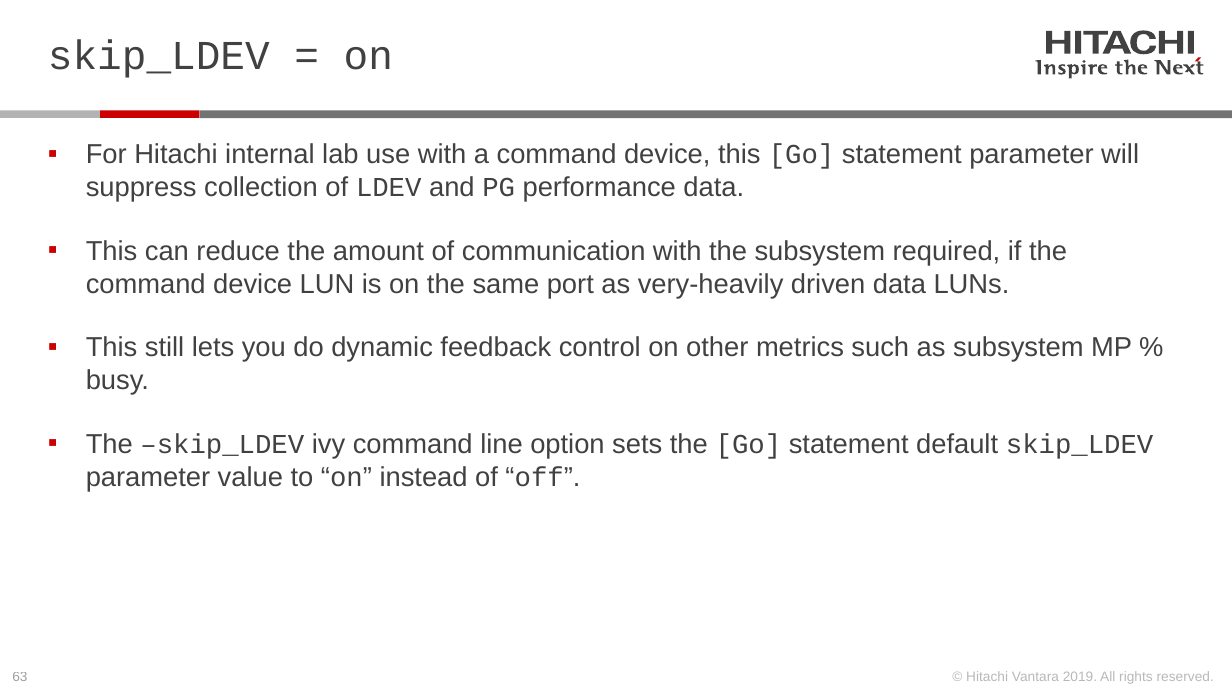
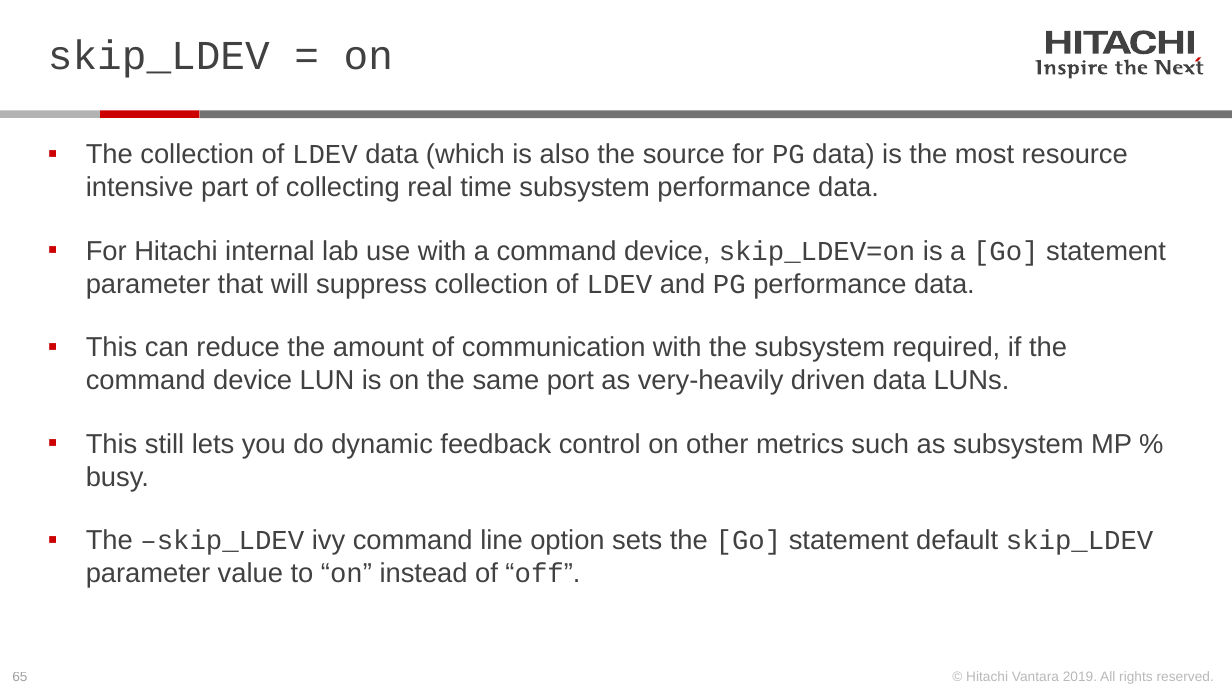
Before and after one commit to Hitachi-Data-Systems/ivy, a slide deck: slide 65 of doc/Programming the ivy engine.pptx (slide 63 before the commit). Drawn at 1232x693 pixels with LibreOffice and Linux fonts; fonts in the diff are those of the drawing. Boxes give left, top, right and bottom in pixels: in the first picture for what was removed or moved away, otherwise in the second. Text is boxed around its words. In the diff, an @@ line names an element or a change of style, - is before the commit and + after.

```diff
--- a/doc/Programming the ivy engine.pptx
+++ b/doc/Programming the ivy engine.pptx
@@ text at box(86, 143, 1166, 298): text changed @@
-▪ For Hitachi internal lab use with a command device, this [Go] statement parameter will suppress collection of LDEV and PG performance data.
+▪ The collection of LDEV data (which is also the source for PG data) is the most resource intensive part of collecting real time subsystem performance data.
+▪ For Hitachi internal lab use with a command device, skip_LDEV=on is a [Go] statement parameter that will suppress collection of LDEV and PG performance data.
@@ page number at box(12, 672, 27, 681): text changed @@
-63
+65
```
Also in this commit, not shown: 12 other slides changed, 3 slides added, 1 slide removed, 1 other file.
